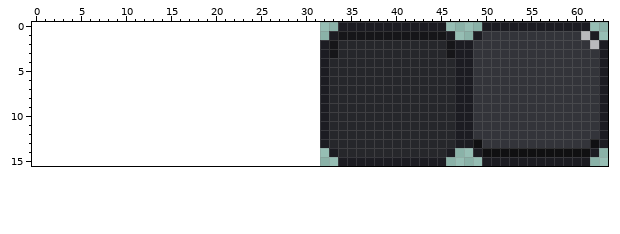
One commit to this pixel-art sprite: assets/images/textures/ui_content.png. Above: the version before the commit.
The file is 64x32 pixels, drawn in blocks of 2x2; one block is one cell here. Colours within 5 levels of each other are drawn and written as one. The old version is drawn lined up with the new one, on the new canvas.
After:
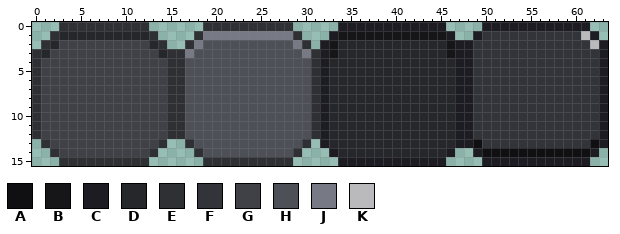
Palette (. is transparent): A #101012  B #161619  C #1c1c22  D #26272b  E #2f3034  F #33343a  G #3f4147  H #4e5057  J #777a84  K #bababd
The exact change:
canvas 32x16 -> 64x16, the old top-left corner now at 32,0
@@ x 0..33 @@
- 0 ..................................
- 1 .................................C
- 2 ................................CB
- 3 ................................CB
- 4 ................................CD
- 5 ................................CD
- 6 ................................CD
- 7 ................................CD
- 8 ................................CD
- 9 ................................CD
-10 ................................CD
-11 ................................CD
-12 ................................CD
-13 ................................CD
-14 .................................C
-15 ..................................
+ 0 ...EEEEEEEEEE......EEEEEEEEEE.....
+ 1 ..EDDDDDDDDDDE....EJJJJJJJJJJE...C
+ 2 .EDGGGGGGGGGGDE..EJHHHHHHHHHHJE.CB
+ 3 EDGGGGGGGGGGGGDEEJHHHHHHHHHHHHJECB
+ 4 EGGGGGGGGGGGGGGEEHHHHHHHHHHHHHHECD
+ 5 EGGGGGGGGGGGGGGEEHHHHHHHHHHHHHHECD
+ 6 EGGGGGGGGGGGGGGEEHHHHHHHHHHHHHHECD
+ 7 EGGGGGGGGGGGGGGEEHHHHHHHHHHHHHHECD
+ 8 EGGGGGGGGGGGGGGEEHHHHHHHHHHHHHHECD
+ 9 EGGGGGGGGGGGGGGEEHHHHHHHHHHHHHHECD
+10 EGGGGGGGGGGGGGGEEHHHHHHHHHHHHHHECD
+11 EGGGGGGGGGGGGGGEEHHHHHHHHHHHHHHECD
+12 EGGGGGGGGGGGGGGEEHHHHHHHHHHHHHHECD
+13 .EGGGGGGGGGGGGE..EHHHHHHHHHHHHE.CD
+14 ..EGGGGGGGGGGE....EHHHHHHHHHHE...C
+15 ...EEEEEEEEEE......EEEEEEEEEE.....
